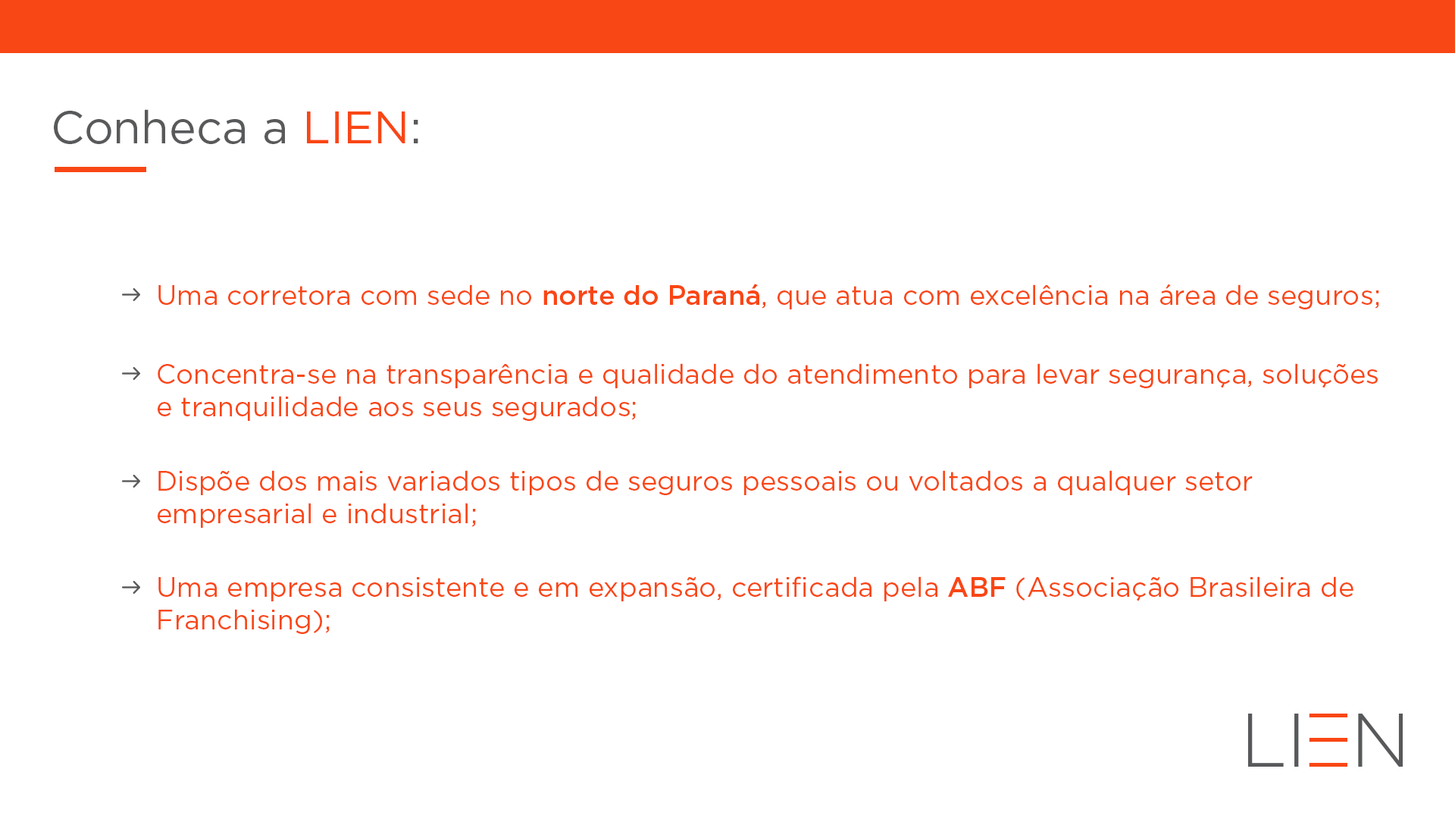
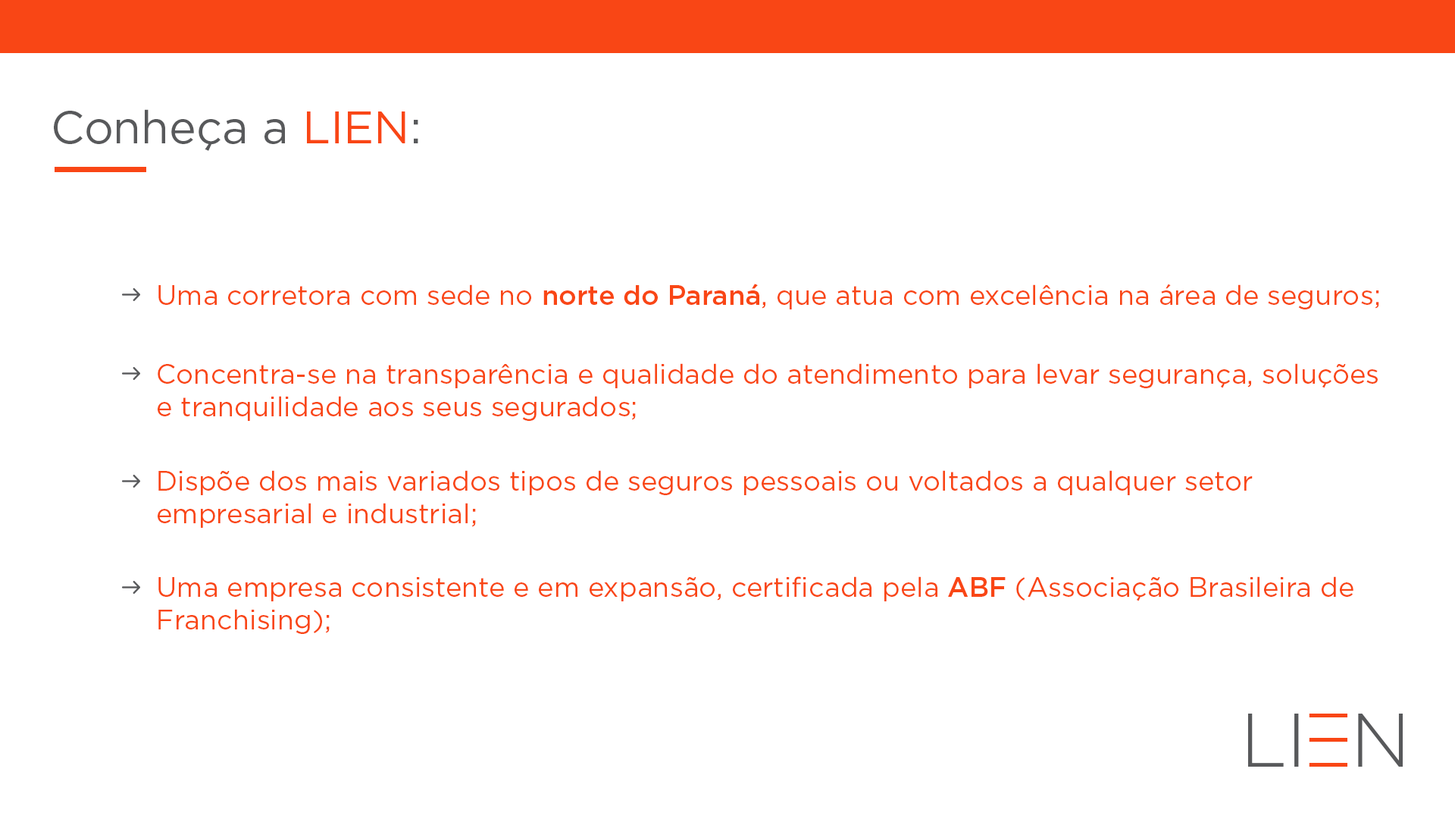
Two versions of the same layered image (1455x819). Layer-by-layer changes:
renamed "Conheca a LIEN:" to "Conheça a LIEN:", painted on it over [198, 120, 221, 151]
